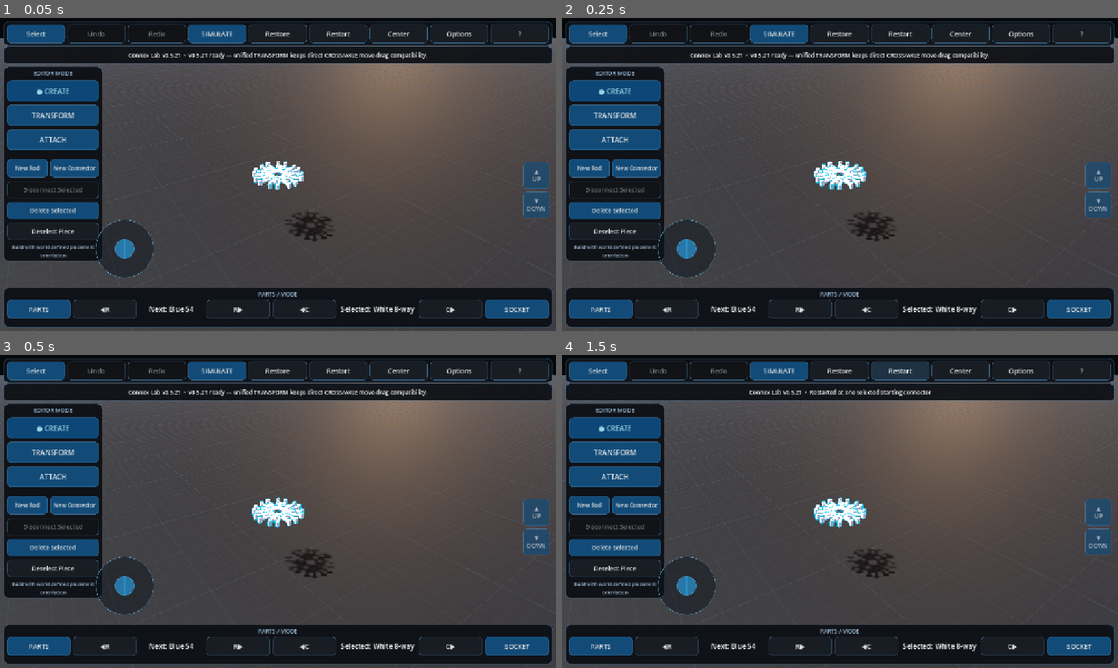
Above: before the commit, frames 1-4 (two rows, left to right).
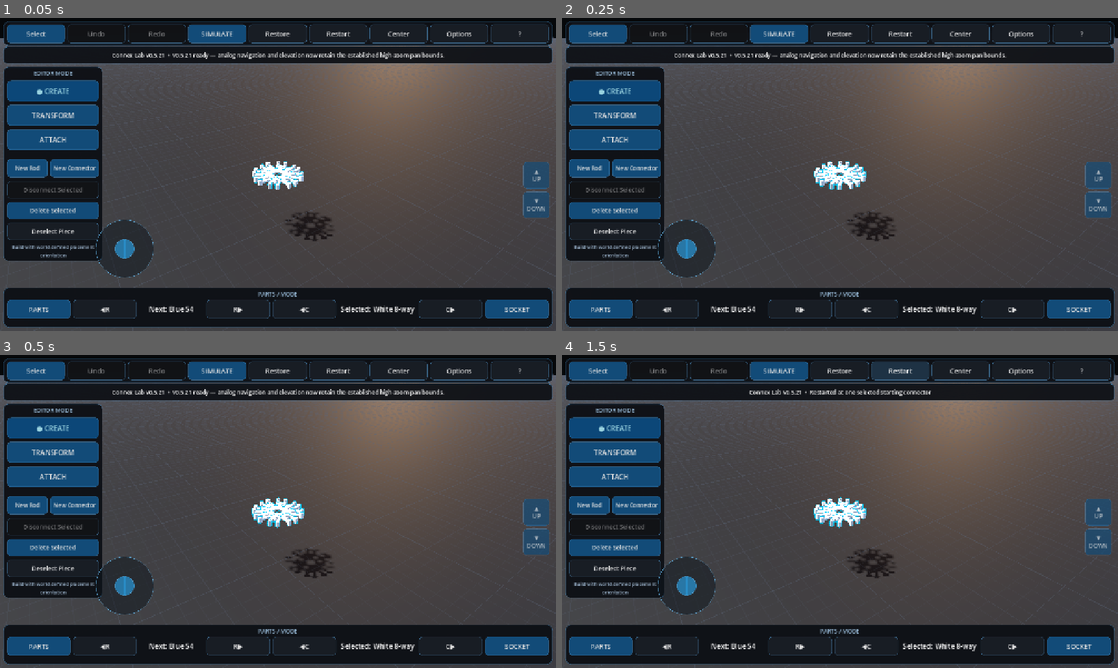
Above: after the commit, the same moments.

Repository: pixel375/connex
Game: Godot game, scene res://Main.tscn
Two runs of this game, one before a commit and one after it. Both use one fixed random seed, a clock stepped at 60 frames per second and the inputs below.
Inputs:
- Up to frame 1 (0.05 s): no input
- Up to frame 2 (0.25 s): no input
- Up to frame 3 (0.5 s): no input
- Up to frame 4 (1.5 s): click "Restart" at 0.5 s; click "Restart" at 1.25 s

The runs differ from the first frame. In frame 1, 0.6% of the frame differs, in the area x 20-80%, y 10-14%; in frame 2, 0.6%; in frame 3, 0.6%; in frame 4, nothing differs.

Commit message:
Promote bounded camera runtime for v0.5.21

Diff:
--- a/Main.tscn
+++ b/Main.tscn
@@ -1,12 +1,12 @@
 [gd_scene load_steps=3 format=3]
 
-; v0.5.21 analog camera navigation and unified TRANSFORM runtime: res://scripts/main_v079.gd
+; v0.5.21 analog camera navigation, unified TRANSFORM and bounded pan runtime: res://scripts/main_v080.gd
 ; v0.5.20 ATTACH selection, O-Ring rod creation, live marker and reconnect runtime: res://scripts/main_v076.gd
 ; v0.5.19 precise ATTACH picking, Undo marker refresh and spatial CROSS orientation: res://scripts/main_v075.gd
 ; v0.5.18 legacy AXLE healing and inverse CROSS rod slide runtime: res://scripts/main_v074.gd
 ; v0.5.17 deterministic AXLE/CROSS stop and save-load runtime: res://scripts/main_v073.gd
 ; v0.5.16 simplified physical O-Ring runtime: res://scripts/main_v071.gd
-[ext_resource type="Script" path="res://scripts/main_v079.gd" id="1_main"]
+[ext_resource type="Script" path="res://scripts/main_v080.gd" id="1_main"]
 [ext_resource type="Script" path="res://scripts/physics_slider_fix_v052.gd" id="2_physics_fix"]
 
 [node name="Main" type="Node3D"]
